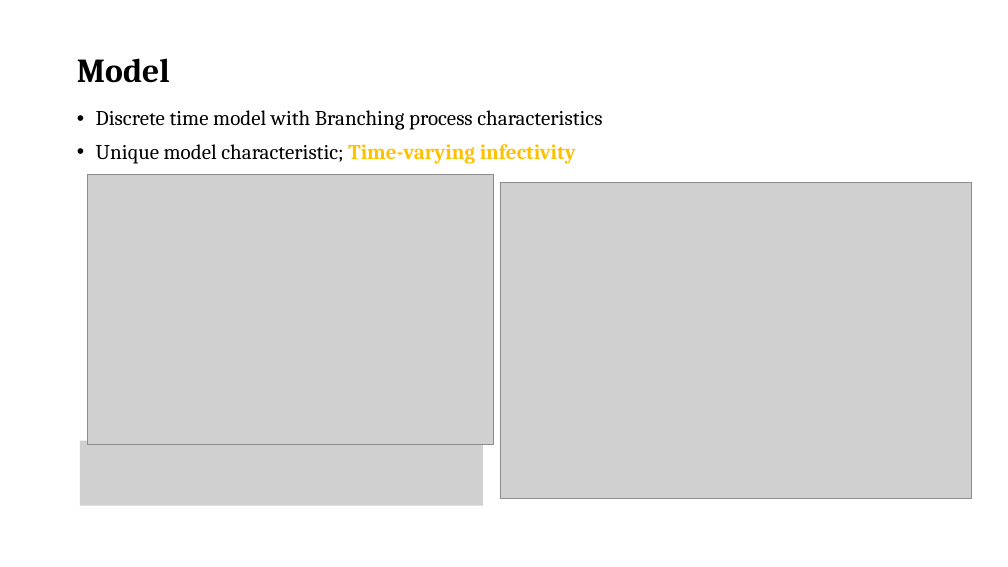
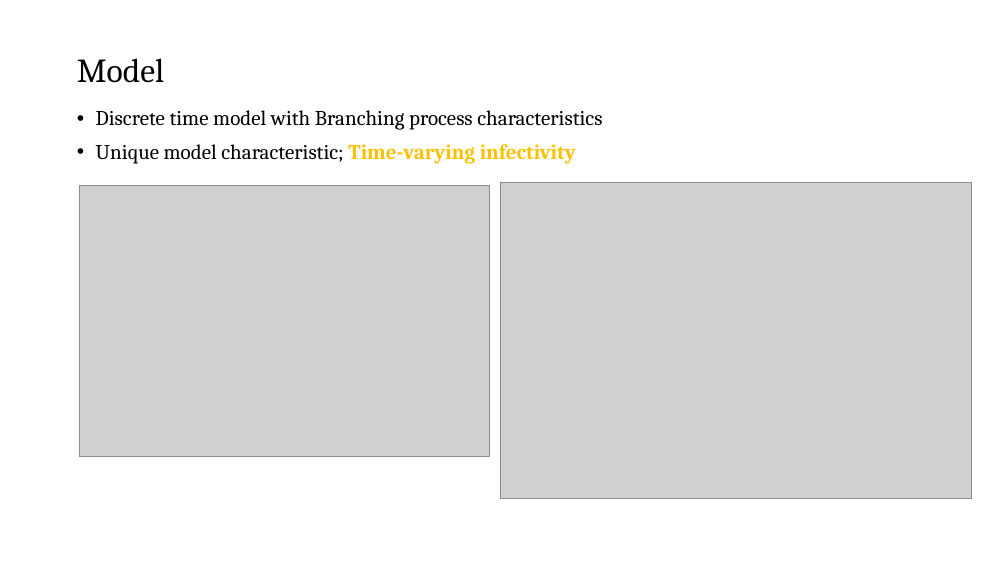
Before and after one commit to hanmacrad2/epidemic_modelling, a slide deck: slide 5 of Mathematical_Models/cdt_presentation_thurs_july_8th.pptx (slide 3 before the commit). Drawn at 1008x567 pixels with LibreOffice and Linux fonts; fonts in the diff are those of the drawing; grey boxes stand for pictures. Boxes give left, top, right and bottom in pixels: in the first picture for what was removed or moved away, otherwise in the second. Text is boxed around its words. In the diff, an @@ line names an element or a change of style, - is before the commit and + after.

```diff
--- a/Mathematical_Models/cdt_presentation_thurs_july_8th.pptx
+++ b/Mathematical_Models/cdt_presentation_thurs_july_8th.pptx
@@ title "Model" at (x1=77, y1=58, x2=164, y2=83): bold off @@
@@ picture moved from (x1=87, y1=175, x2=494, y2=445) to (x1=80, y1=185, x2=490, y2=457) @@
@@ picture removed at (x1=80, y1=441, x2=483, y2=506) @@
```
Also in this commit, not shown: 7 other slides changed, 3 slides added, 2 slides removed, 3 other files.
